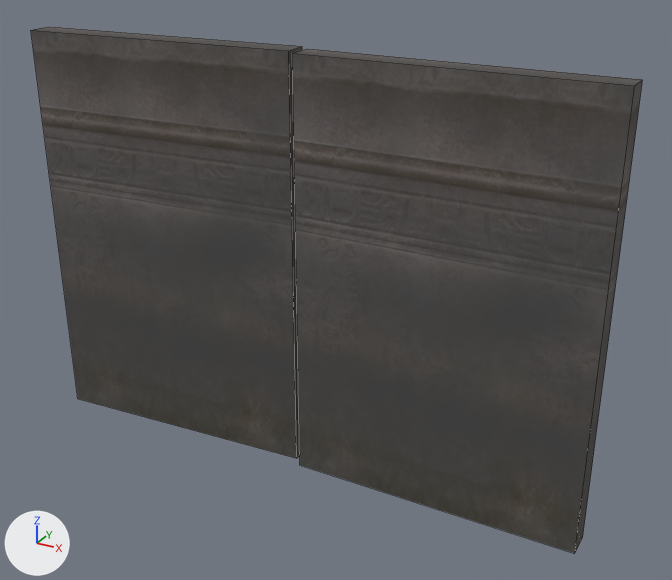
Two versions of the FBX model Sample/DemoGame_01/Game/Assets/modelData/door/door.fbx, one commit apart.
The view is the same before and after, from a 50 mm lens placed at (0.698, -1.156, 0.901), pointed at (0.056, 0.012, 0.317). Arrows for +X, +Y and +Z are at lower left; the lights stay in place. Mesh edges are drawn as thin lines. Where no turn or scale is listed for an object, it has been applied to the vertices.

Names of what the first picture shows: 'left', 'right'.
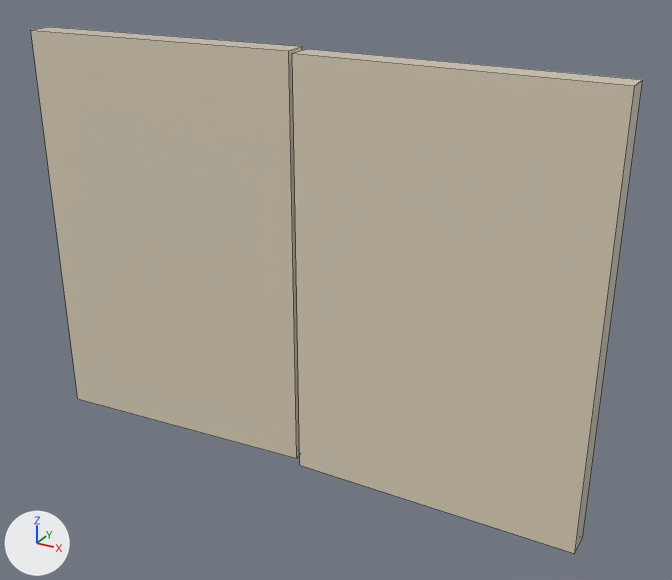
Changed parts and their boxes [x1, y1, x2, y2] in the pictures (672 x 580 px):
'right', surface changed: [292, 49, 643, 553] in both
'left', surface changed: [31, 27, 302, 458] in both

Patch to the scene script:
```diff
--- a/Sample/DemoGame_01/Game/Assets/modelData/door/door.fbx.py
+++ b/Sample/DemoGame_01/Game/Assets/modelData/door/door.fbx.py
@@ mat_01___default @@
 mat_01___default = principled_material('01 - Default')
-mat_01___default.texture = img_door_png  # with its transparency
-mat_01___default.roughness = 0.9
+mat_01___default.base_color = (0.734, 0.655, 0.5)  # light grey #ded4bc
+mat_01___default.roughness = 0.0
```
